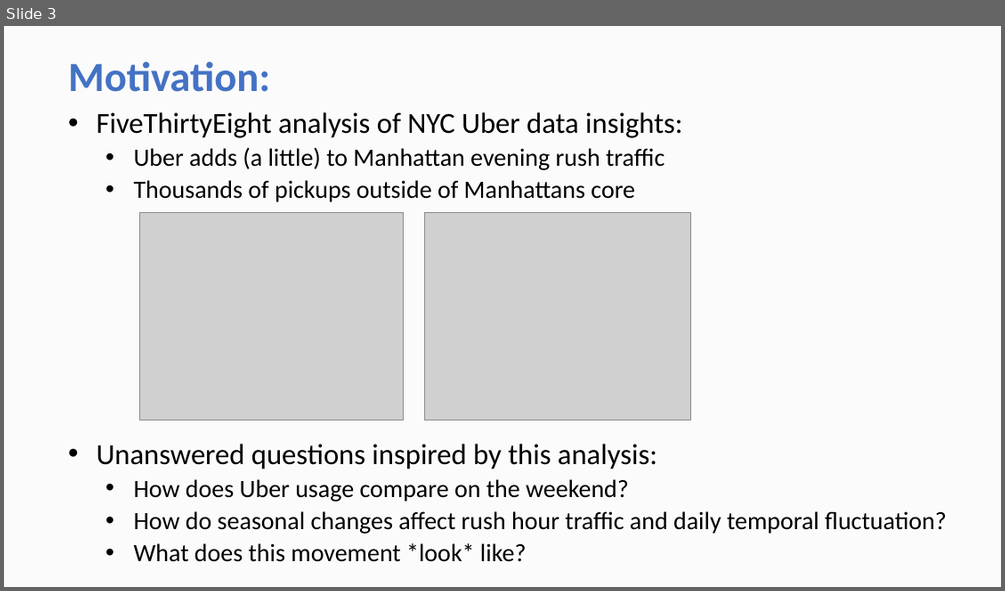
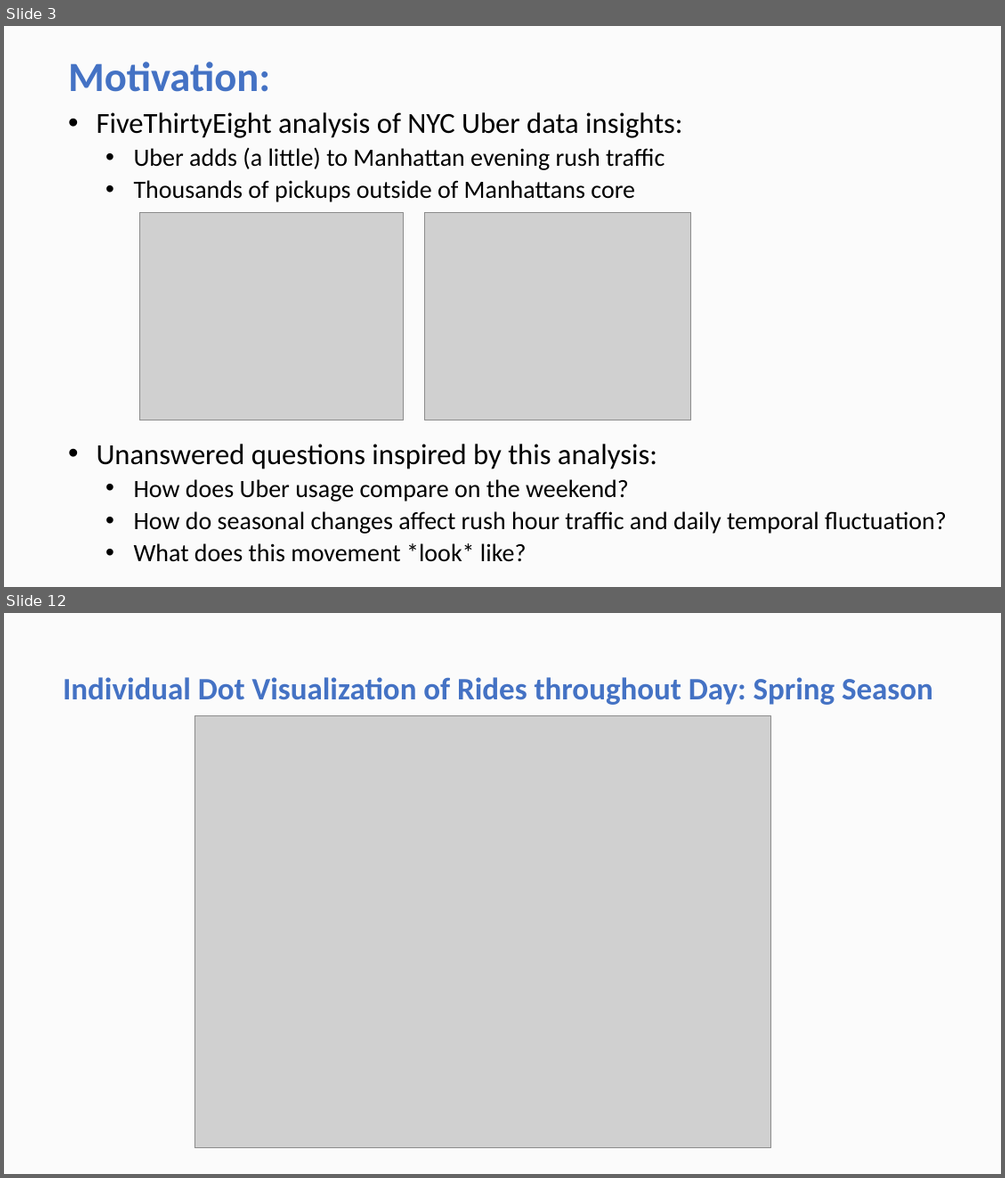
Before and after one commit to ContextLab/storytelling-with-data, a slide deck: data-stories/uber-nyc/UBER Presentation.pptx. Shown one above the other, each under a label of ours: slide 3 before the commit, slides 3 and 12 after it; the slides between them are not shown. The pictures are 1005x591 and 1005x1178 pixels, drawn with LibreOffice and Linux fonts; fonts in the diff are those of the drawing; grey boxes stand for pictures. Boxes give left, top, right and bottom in pixels: in the first picture for what was removed or moved away, otherwise in the second. Text is boxed around its words. In the diff, an @@ line names an element or a change of style, - is before the commit and + after.

Commit message:
Powerpoint graphs and images loaded

```diff
--- a/data-stories/uber-nyc/UBER Presentation.pptx
+++ b/data-stories/uber-nyc/UBER Presentation.pptx
@@ slide 12 added at bbox=[4, 613, 1001, 1174], background #FBFBFB @@
@@ title added at bbox=[63, 677, 933, 705], 30 pt, text #4472C4, bold @@
+Individual Dot Visualization of Rides throughout Day: Spring Season
@@ picture added at bbox=[194, 715, 770, 1148] @@
```
Also in this commit, not shown: 3 slides changed, 12 other slides added, 2 slides removed, 2 other files.
